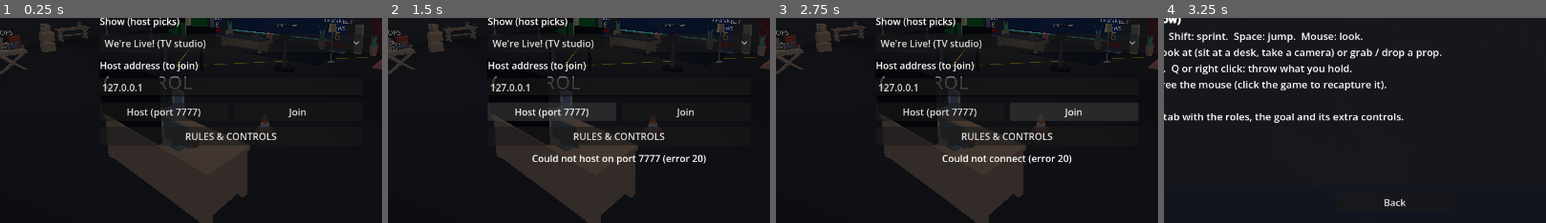
Above: before the commit, frames 1-4 (left to right).
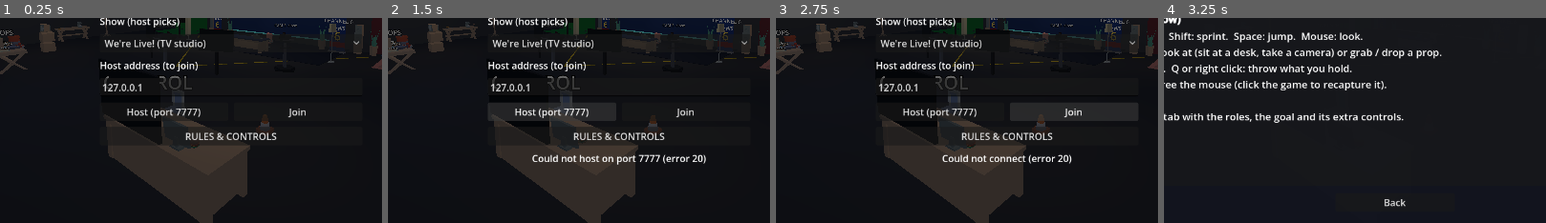
Above: after the commit, the same moments.

Repository: Mild-Solvent/vibes-game
Game: Godot game, scene res://scenes/main.tscn
Same seed, same stepped clock (60 frames per second), same inputs: the game is played once before the commit and once after it.
Inputs:
- Up to frame 1 (0.25 s): no input
- Up to frame 2 (1.5 s): click "We're Live! (TV studio)" at 0.5 s; click "Host (port 7777)" at 1.25 s
- Up to frame 3 (2.75 s): click "Join" at 2 s
- Up to frame 4 (3.25 s): click "RULES & CONTROLS" at 2.75 s
The pictures show only the part of the screen within x 20-70%, y 44-94%; the shares and areas given below are measured in that part.

The runs differ from the first frame. In frame 1, 0.3% of the frame differs, in the area x 39-62%, y 3-24%; in frame 2, 0.3%; in frame 3, 0.3%; in frame 4, less than 0.1%.

Commit message:
TV: move the prompter and confidence monitor clear of the walkway, wrap long lines
Co-Authored-By: Claude Opus 5.5 (1M context) <noreply@anthropic.com>

Diff:
--- a/godot/TV/scripts/levels/studio.gd
+++ b/godot/TV/scripts/levels/studio.gd
@@ -299,7 +299,9 @@
 
 
 func guide_text() -> String:
-	return "E at CONTROL: TAKE cameras, REC, teleprompter\nE at a CAM: operate it\nFIELD CAM by the EXIT: take it outside"
+	var guide := "E at CONTROL: TAKE cameras, REC, teleprompter"
+	guide += "\nE at a CAM: operate it"
+	return guide + "\nFIELD CAM by the EXIT: take it outside"
 
 
 ## Every peer: the lower third, ticker and a HUD toast for the breaking story (or the usual news).
@@ -473,7 +475,8 @@
 	add_child(logo)
 
 	var news_desk := Vector3(3, 0.7, 0.8)
-	_dress(_box(news_desk, Vector3(0, 0.35, -4.2), Color(0.75, 0.75, 0.8)), FURNITURE + "desk.glb", news_desk, 0.0, true)
+	var desk := _box(news_desk, Vector3(0, 0.35, -4.2), Color(0.75, 0.75, 0.8))
+	_dress(desk, FURNITURE + "desk.glb", news_desk, 0.0, true)
 	_box(Vector3(3.1, 0.06, 0.9), Vector3(0, 0.73, -4.2), Color(0.1, 0.2, 0.45))
 	_tape_rect(DESK_ZONE, Color(0.2, 0.9, 0.4))
 
@@ -486,7 +489,7 @@
 
 	# Teleprompter: a screen on a stand facing the anchor; shows what the prompter op types.
 	# It stands beside CAM 1, out of every camera's default shot.
-	var prompter_pos := Vector3(-1.4, 1.55, 0.7)
+	var prompter_pos := Vector3(-2.3, 1.45, 0.7)
 	_box(Vector3(0.08, 1.1, 0.08), Vector3(prompter_pos.x, 0.55, prompter_pos.z), Color(0.15, 0.15, 0.15))
 	var screen := _box(Vector3(1.5, 0.85, 0.08), prompter_pos, Color(0.08, 0.08, 0.1), false)
 	screen.look_at_from_position(prompter_pos, prompter_pos * 2.0 - ANCHOR_SPOT)
@@ -556,8 +559,8 @@
 
 	var feed := broadcast.texture()
 	_monitor(feed, Vector3(0, 2.4, 9.95), Vector2(4.8, 2.7), Vector3(0, 2.4, 0))
-	_box(Vector3(0.1, 1.1, 0.1), Vector3(1.4, 0.55, 0.7), Color(0.15, 0.15, 0.15))
-	_monitor(feed, Vector3(1.4, 1.5, 0.7), Vector2(1.4, 0.79), ANCHOR_SPOT)
+	_box(Vector3(0.1, 1.1, 0.1), Vector3(2.3, 0.55, 0.7), Color(0.15, 0.15, 0.15))
+	_monitor(feed, Vector3(2.3, 1.45, 0.7), Vector2(1.4, 0.79), ANCHOR_SPOT)
 	_monitor(feed, Vector3(6, 1.75, 6.75), Vector2(1.6, 0.9), Vector3(6, 1.75, 4))
 	_show_state(take, recording, subtitle)
 	apply_state(Phase.PREP, Event.NONE, 0, 0.0)
@@ -578,7 +581,8 @@
 	var anchor_chair := _prop("ANCHOR_CHAIR", chair, Color(0.15, 0.15, 0.2), 6.0, Vector3(0.8, 0.5, -5.6), false)
 	_dress(anchor_chair, FURNITURE + "chairDesk.glb", chair)
 	var cup := Vector3(0.12, 0.09, 0.14)
-	_dress(_prop("COFFEE", cup, Color.WHITE, 0.3, Vector3(0.6, 1.2, -4.2), false), "res://assets/kenney/food-kit/cup-coffee.glb", cup)
+	var coffee := _prop("COFFEE", cup, Color.WHITE, 0.3, Vector3(0.6, 1.2, -4.2), false)
+	_dress(coffee, "res://assets/kenney/food-kit/cup-coffee.glb", cup)
 	var cone := Vector3(0.35, 0.55, 0.35)
 	var traffic_cone := _prop("TRAFFIC_CONE", cone, Color(1, 0.45, 0.1), 1.0, Vector3(6.5, 0.4, 3.5), false)
 	_dress(traffic_cone, "res://assets/kenney/car-kit/cone.glb", cone)
--- a/godot/TV/scripts/levels/studio_dressing.gd
+++ b/godot/TV/scripts/levels/studio_dressing.gd
@@ -155,12 +155,14 @@
 
 func _studio_props() -> void:
 	# On and around the props table.
-	_stupid("POTATO", "res://assets/kaylousberg/potato.glb", Vector3(0.16, 0.2, 0.16), 0.3, Vector3(-6.6, 1.2, 5.8))
-	_stupid("ANOTHER_POTATO", "res://assets/kaylousberg/potato.glb", Vector3(0.14, 0.18, 0.14), 0.3, Vector3(-6.4, 1.2, 6.2))
+	var potato := "res://assets/kaylousberg/potato.glb"
+	_stupid("POTATO", potato, Vector3(0.16, 0.2, 0.16), 0.3, Vector3(-6.6, 1.2, 5.8))
+	_stupid("ANOTHER_POTATO", potato, Vector3(0.14, 0.18, 0.14), 0.3, Vector3(-6.4, 1.2, 6.2))
 	_brick("BRICK", Vector3(-5.4, 1.2, 5.8))
 	_stupid("CAR_TIRE", K + "car-kit/wheel-default.glb", Vector3(0.45, 0.7, 0.7), 8.0, Vector3(-8.0, 0.4, 6.8))
 	_stupid("SPARE_TIRE", K + "car-kit/debris-tire.glb", Vector3(0.4, 0.65, 0.65), 7.0, Vector3(-8.6, 0.4, 7.4))
-	_stupid("SHOPPING_CART", K + "mini-market/shopping-cart.glb", Vector3(0.7, 0.95, 1.1), 10.0, Vector3(-9.5, 0.6, 8.2))
+	var cart := K + "mini-market/shopping-cart.glb"
+	_stupid("SHOPPING_CART", cart, Vector3(0.7, 0.95, 1.1), 10.0, Vector3(-9.5, 0.6, 8.2))
 	_stupid("WATERMELON", FOOD + "watermelon.glb", Vector3(0.35, 0.36, 0.35), 4.0, Vector3(-7.0, 1.2, 6.0))
 	_stupid("FISH", FOOD + "fish.glb", Vector3(0.18, 0.28, 0.55), 1.0, Vector3(-5.0, 1.2, 5.9))
 	_stupid("BARREL", K + "survival-kit/barrel.glb", Vector3(0.55, 0.8, 0.55), 12.0, Vector3(-10.6, 0.5, 4.6))
